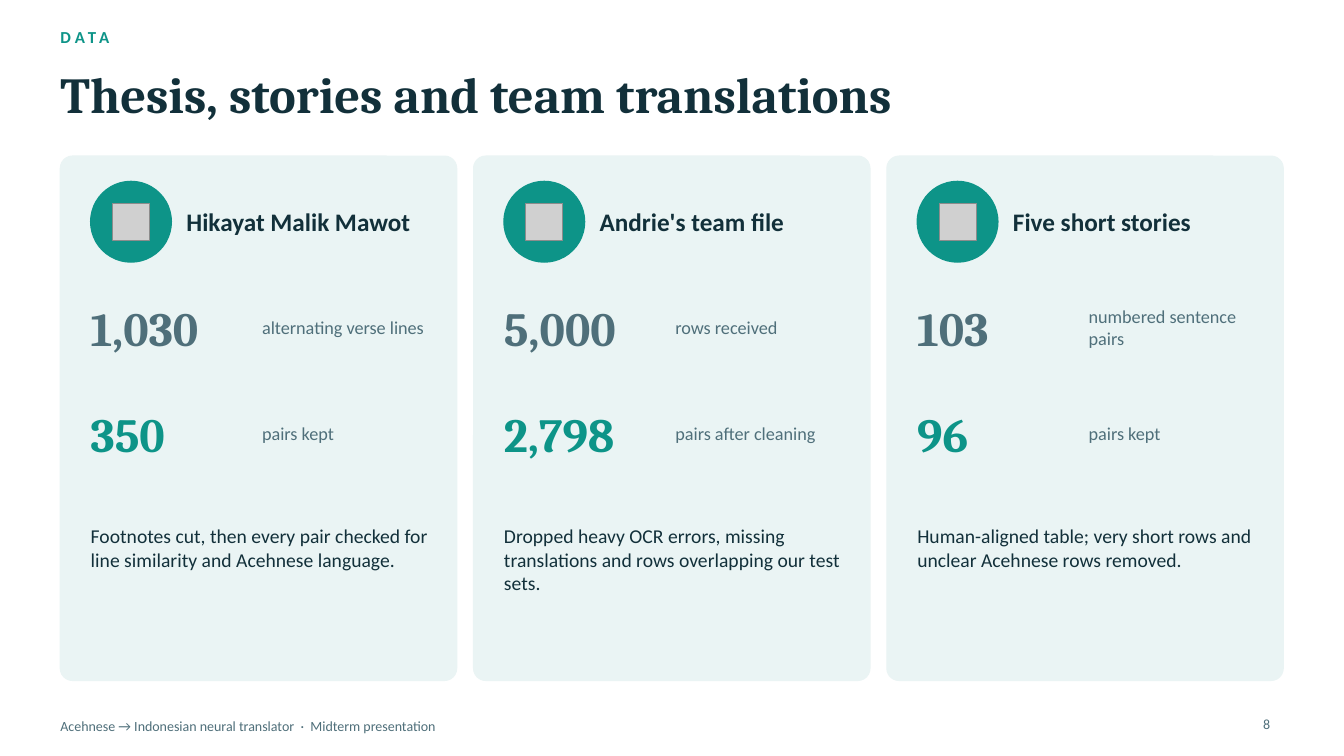
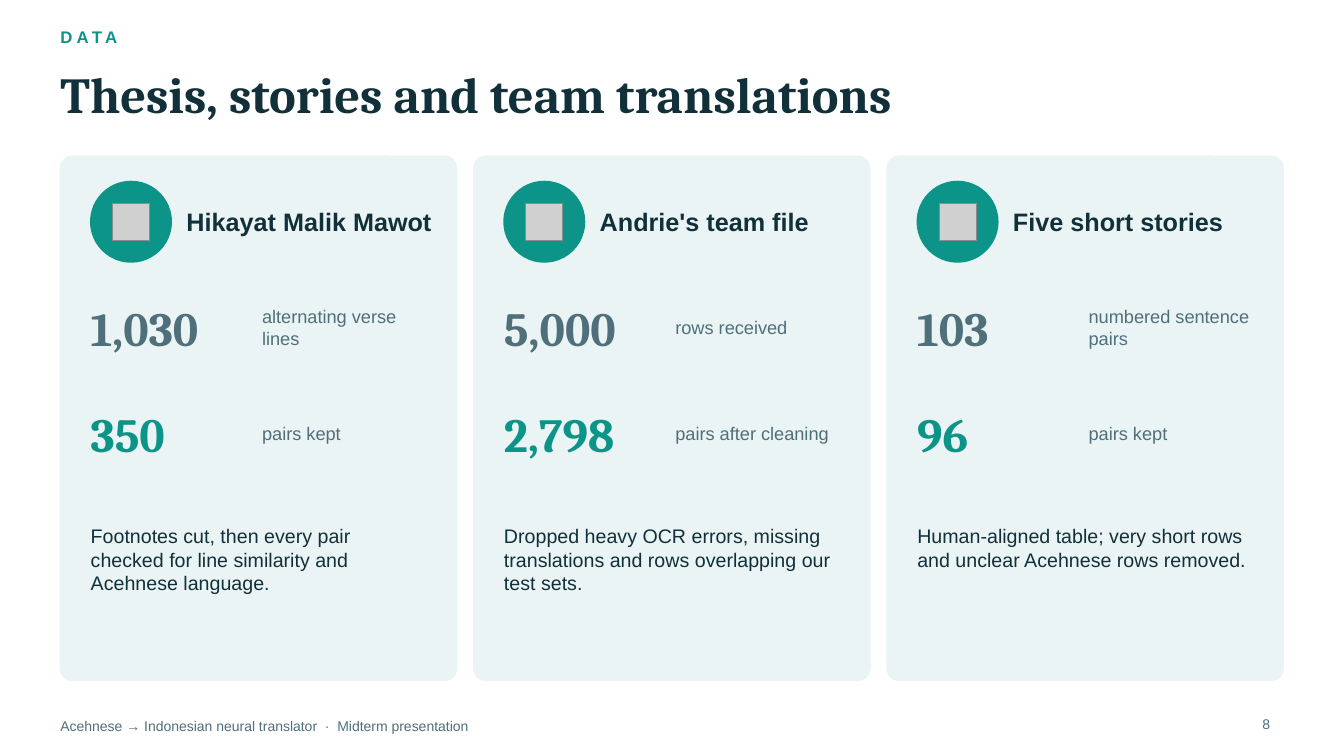
Before and after one commit to Mutaib-yye/aceh_code, a slide deck: slide 8 of reports/Acehnese_Indonesian_Translator_Presentation.pptx. Drawn at 1344x756 pixels with LibreOffice and Linux fonts; fonts in the diff are those of the drawing; grey boxes stand for pictures. Boxes give left, top, right and bottom in pixels: in the first picture for what was removed or moved away, otherwise in the second. Text is boxed around its words. In the diff, an @@ line names an element or a change of style, - is before the commit and + after.

```diff
--- a/reports/Acehnese_Indonesian_Translator_Presentation.pptx
+++ b/reports/Acehnese_Indonesian_Translator_Presentation.pptx
@@ font Calibri to Arial in 14 elements at [60, 22, 867, 52], [186, 212, 431, 237], [262, 310, 396, 345], [262, 427, 340, 444], [91, 528, 351, 594], [600, 212, 808, 232], [675, 321, 788, 334], [675, 427, 829, 444], [504, 528, 830, 590], [1013, 212, 1223, 232], [1089, 310, 1249, 349], [1089, 427, 1167, 444], [917, 528, 1246, 567], [60, 721, 469, 734] @@
```
Also in this commit, not shown: 23 other slides changed, 1 other file.
